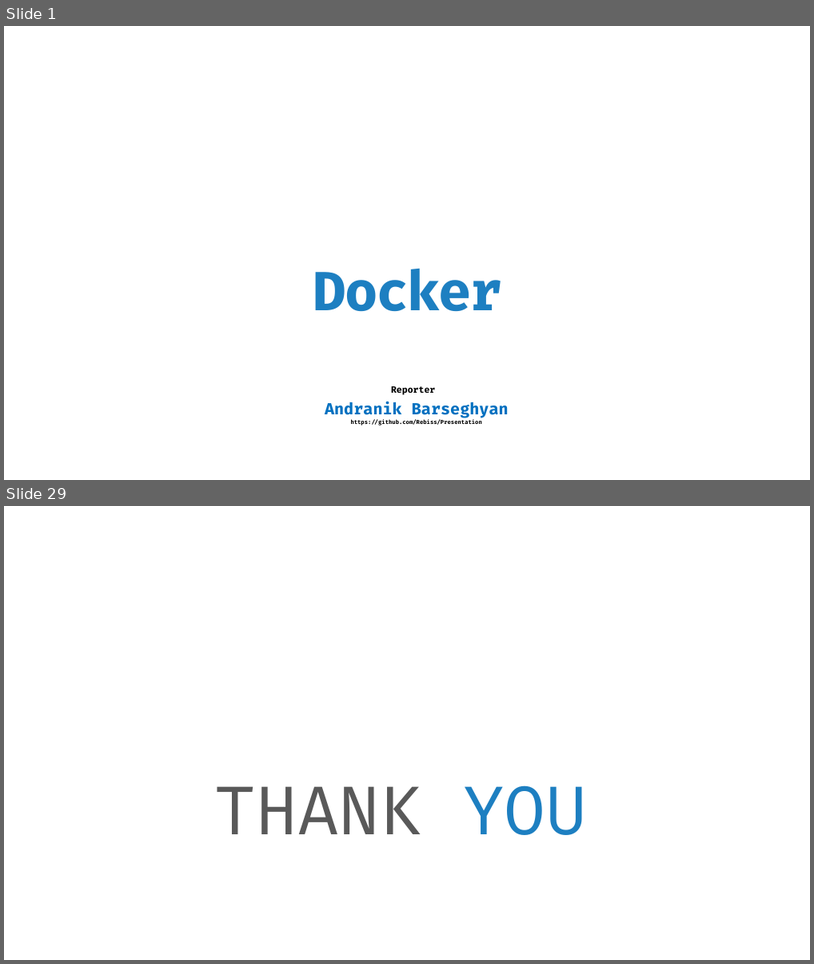
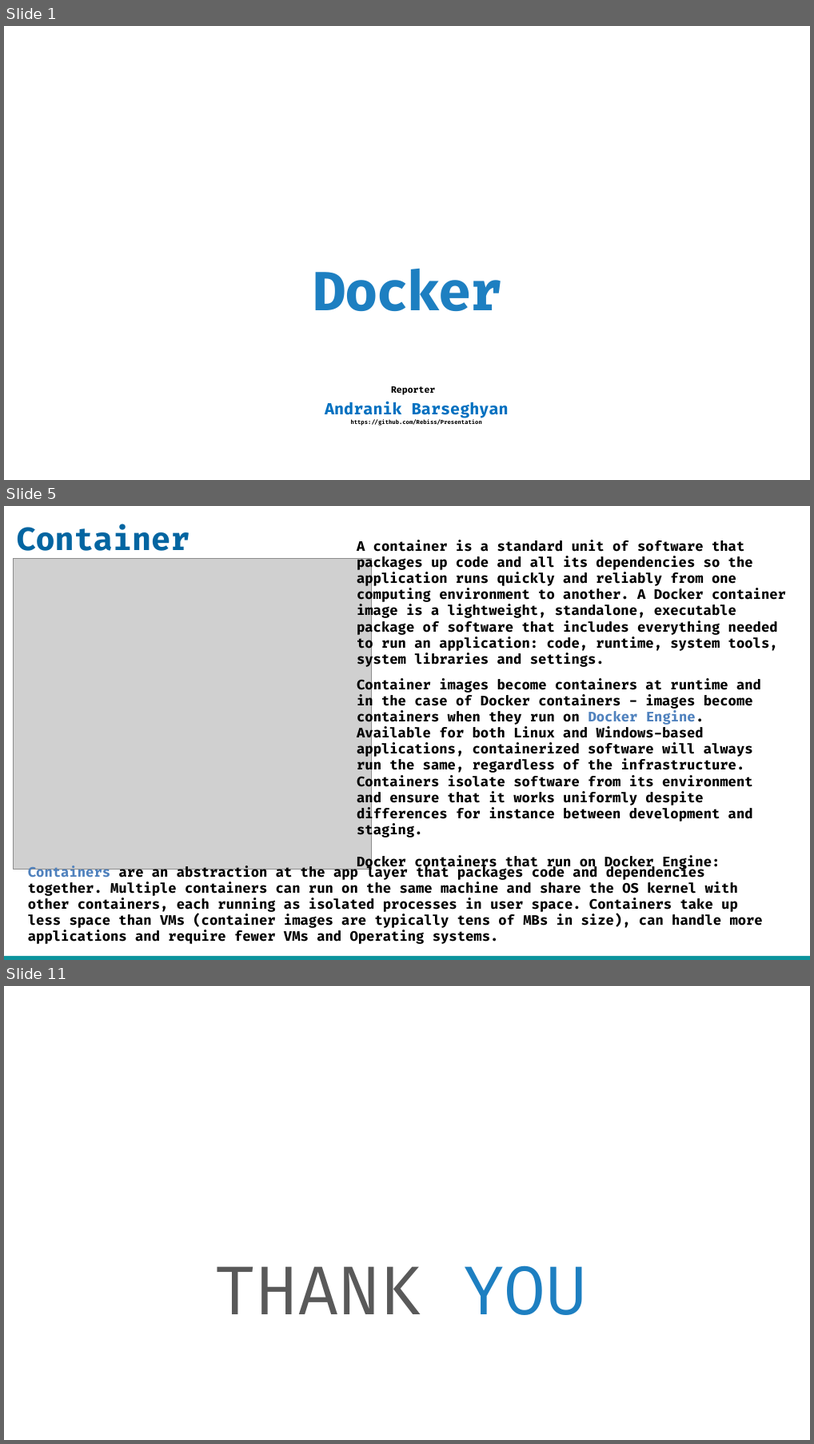
Before and after one commit to nikbarseghyan/Presentation, a slide deck: Docker.pptx. Shown one above the other, each under a label of ours: slides 1 and 29 before the commit, slides 1, 5 and 11 after it; the slides between them are not shown. The pictures are 814x964 and 814x1444 pixels, drawn with LibreOffice and Linux fonts; fonts in the diff are those of the drawing; grey boxes stand for pictures; background and template pictures are left out. Boxes give left, top, right and bottom in pixels: in the first picture for what was removed or moved away, otherwise in the second. Text is boxed around its words. In the diff, an @@ line names an element or a change of style, - is before the commit and + after.

Commit message:
Docker

```diff
--- a/Docker.pptx
+++ b/Docker.pptx
@@ slide 5 added at [4,506,810,960], background #FFFFFF @@
@@ text added at [17,524,190,559], 28 pt, text #0365A1, bold @@
+Container
@@ text added at [357,540,786,668], 12 pt, text #000000, bold @@
+A container is a standard unit of software that packages up code and all its dependencies so the application runs quickly and reliably from one computing environment to another. A Docker container image is a lightweight, standalone, executable package of software that includes everything needed to run an application: code, runtime, system tools, system libraries and settings.
@@ picture added at [14,559,372,869] @@
@@ text added at [357,679,762,871], 12 pt, text #000000, bold @@
+Container images become containers at runtime and in the case of Docker containers - images become containers when they run on Docker Engine. Available for both Linux and Windows-based applications, containerized software will always run the same, regardless of the infrastructure. Containers isolate software from its environment and ensure that it works uniformly despite differences for instance between development and staging.
+Docker containers that run on Docker Engine:
@@ text added at [28,866,763,944], 12 pt, text #000000, bold @@
+Containers are an abstraction at the app layer that packages code and dependencies
+together. Multiple containers can run on the same machine and share the OS kernel with
+other containers, each running as isolated processes in user space. Containers take up
+less space than VMs (container images are typically tens of MBs in size), can handle more applications and require fewer VMs and Operating systems.
@@ rectangle added at [4,956,810,960], fill #0D949D @@
@@ what was slide 29 is now slide 11 @@
```
Also in this commit, not shown: 1 slide changed, 7 other slides added, 26 slides removed.
